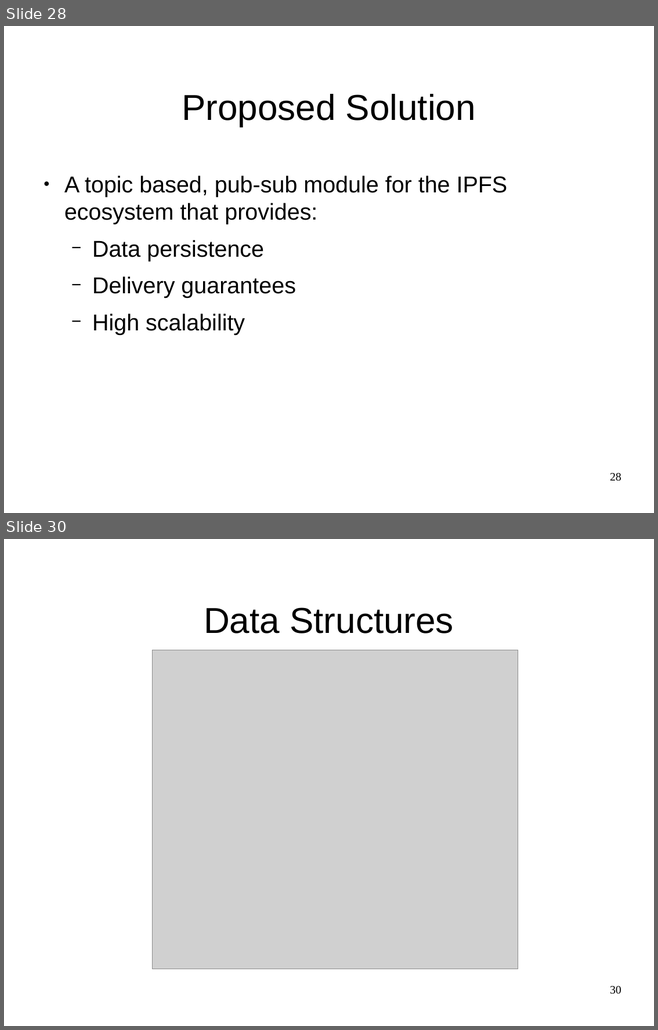
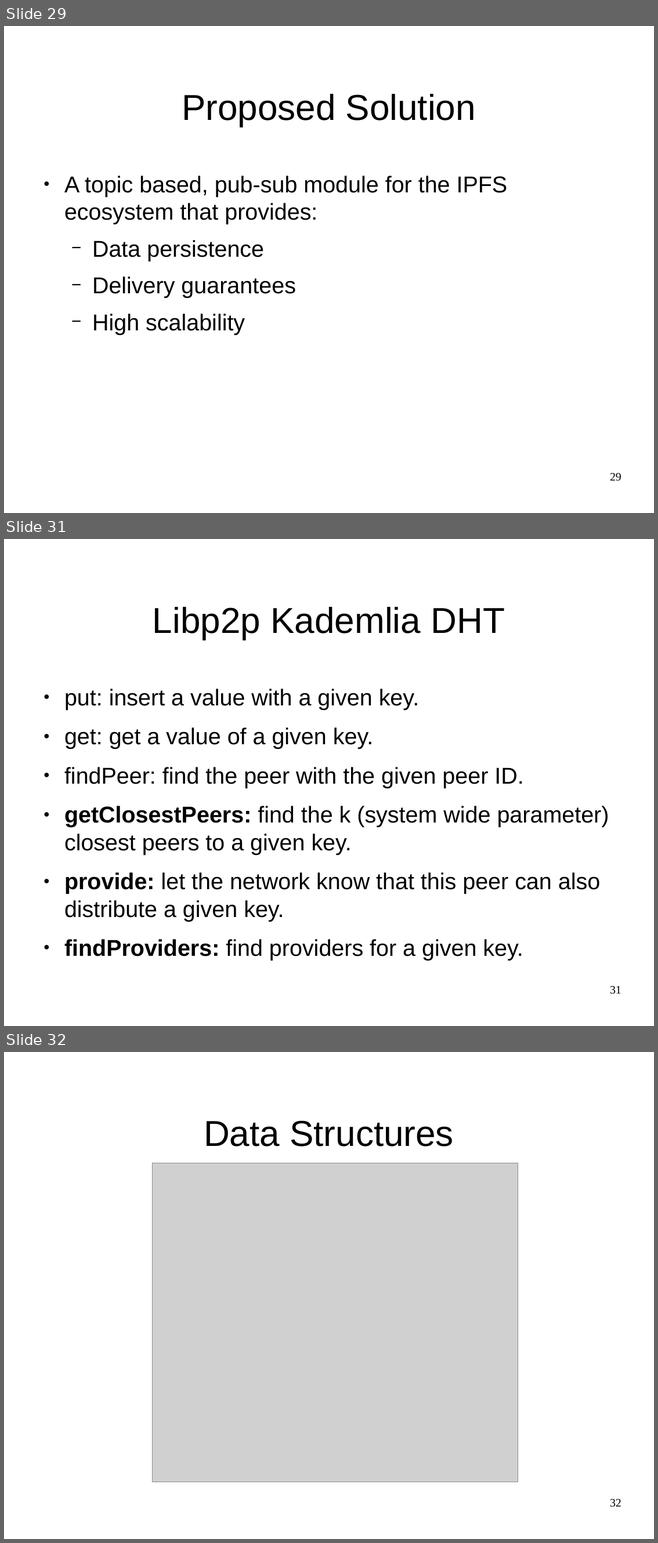
Before and after one commit to JGAntunes/pulsarcast, a slide deck: project-report/presentation.odp. Shown one above the other, each under a label of ours: slides 28 and 30 before the commit, slides 29, 31 and 32 after it; the slides between them are not shown. The pictures are 658x1030 and 658x1543 pixels, drawn with LibreOffice and Linux fonts; fonts in the diff are those of the drawing; grey boxes stand for pictures; background and template pictures are left out. Boxes give left, top, right and bottom in pixels: in the first picture for what was removed or moved away, otherwise in the second. Text is boxed around its words. In the diff, an @@ line names an element or a change of style, - is before the commit and + after.

Commit message:
presentation: latest changes

```diff
--- a/project-report/presentation.odp
+++ b/project-report/presentation.odp
@@ slide 31 added at (4,539,654,1026), background #FFFFFF @@
@@ title added at (152,607,505,640), 44 pt, text #000000 @@
+Libp2p Kademlia DHT
@@ text added at (64,689,609,961), 28 pt, text #000000 @@
+● put: insert a value with a given key.
+● get: get a value of a given key.
+● findPeer: find the peer with the given peer ID.
+● getClosestPeers: find the k (system wide parameter) closest peers to a given key.
+● provide: let the network know that this peer can also distribute a given key.
+● findProviders: find providers for a given key.
@@ page number added at (610,986,621,994), 14 pt, text #000000 @@
+31
@@ what was slide 28 is now slide 29 @@
@@ page number at (610,473,621,481): text changed @@
-28
+29
@@ what was slide 30 is now slide 32 @@
@@ page number at (610,1499,621,1507): text changed @@
-30
+32
```
Also in this commit, not shown: 3 slides changed, 2 other slides added, 1 slide removed, 1 other file.
